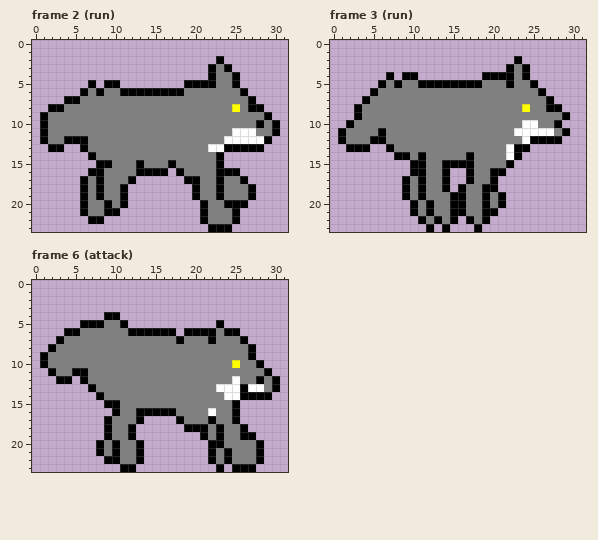
Edited in one commit: pixel-art file (assets/sprites/level2_forest/forest_wolf_cpc_mode0.aseprite). The picture above is the old version.
32x24 pixels, 6 frames. Shown: frame 2 (run), frame 3 (run), frame 6 (attack). The commit also changed other frames, which this record leaves out.
After:
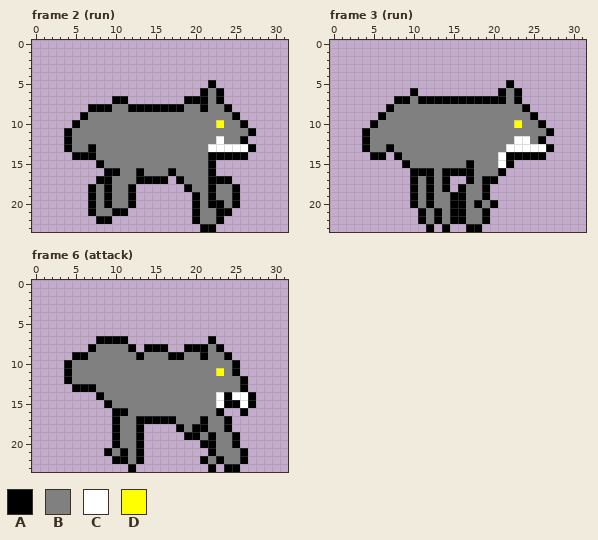
Palette (. is transparent): A #000000  B #808080  C #ffffff  D #ffff00
Changes in this commit:
Changed rows in their new state; - is an unchanged pixel.
Frame 2 (run):
first column x 1:
 2 ----------------------.-------
 3 ---------------------...------
 4 ---------------------....-----
 5 ------.-..--------...-...-----
 6 -----...............A-A...----
 7 ---......AA.......AAA-A....---
 8 -.....AAA--AAAAAAA--A--A....--
 9 .....A------------------A....-
10 ....A-----------------D--A....
11 ...A--------------------BBA...
12 ...-BB----------------CBBA...-
13 -..ABBA----------------CCC-.--
14 ----AA---------------A-AAA----
15 --------B---B---B----A.-------
16 ------..AA---BBBAB---A...-----
17 -----..-A--BAAAA-ABB-A-A..----
18 -----.ABA-BA------AB-AB-A..---
19 -----.ABA-BA---------AB-A..---
20 -----.A---BA-------ABAAB-.----
21 -----.A-B-A--------AB-AA.-----
22 ------.-A----------AB-A..-----
23 --------------------A-..------
Frame 3 (run):
first column x 1:
 2 ----------------------.------
 3 ---------------------...-----
 4 ------.-..--------......-----
 5 -----................-...----
 6 ----.....A..........A-A...---
 7 ---....AA-AAAAAAAAAAA-A....--
 8 --....A----------------A....-
 9 --...A------------------A....
10 -...A-----------------DBBA..-
11 ...A-B----------------BBBBA..
12 ...ABB----------------C-B-..-
13 -..-BB----------------CCCCA--
14 ----AA--B-B-----B---CA-AAA---
15 --------ABB--BBB----C--------
16 -----------A--AA---B---------
17 --------.ABA------A----------
18 --------.ABA-------.---------
19 --------.ABA-------..--------
20 -----------------ABA.--------
21 ---------.ABA------.---------
22 ---------------AB------------
23 ----------------A------------
Frame 6 (attack):
first column x 1:
 4 --------..--------------------
 5 -----......-----------.-------
 6 ---..............-.......-----
 7 --.....AAAA..........-....----
 8 -.....A----A.AAA..AAA-A....---
 9 ....AA------A---AA--A--A...---
10 ...A--------------------A...--
11 -..ABB----------------D-A....-
12 --.-BB------------------BA....
13 ----AA----------------BBB-....
14 ----------------------CA-C-..-
15 ---------B------------CA-CA---
16 ----------A-BBBBB----BA..A----
17 --------.A---AAAAB--AB-A.-----
18 --------.A-BA----AB---BA..----
19 --------.A-BA-----AABAB-A..---
20 -------..-----------A-B-A...--
21 -------.ABA------------B-A..--
22 --------.-A---------ABAB-A..--
23 ----------.----------A.A-..---
Changed places in both pictures, as pixel boxes (x1, y1, x2, y2):
changed: (40, 56, 280, 232)
changed: (338, 56, 570, 232)
changed: (40, 312, 280, 472)
